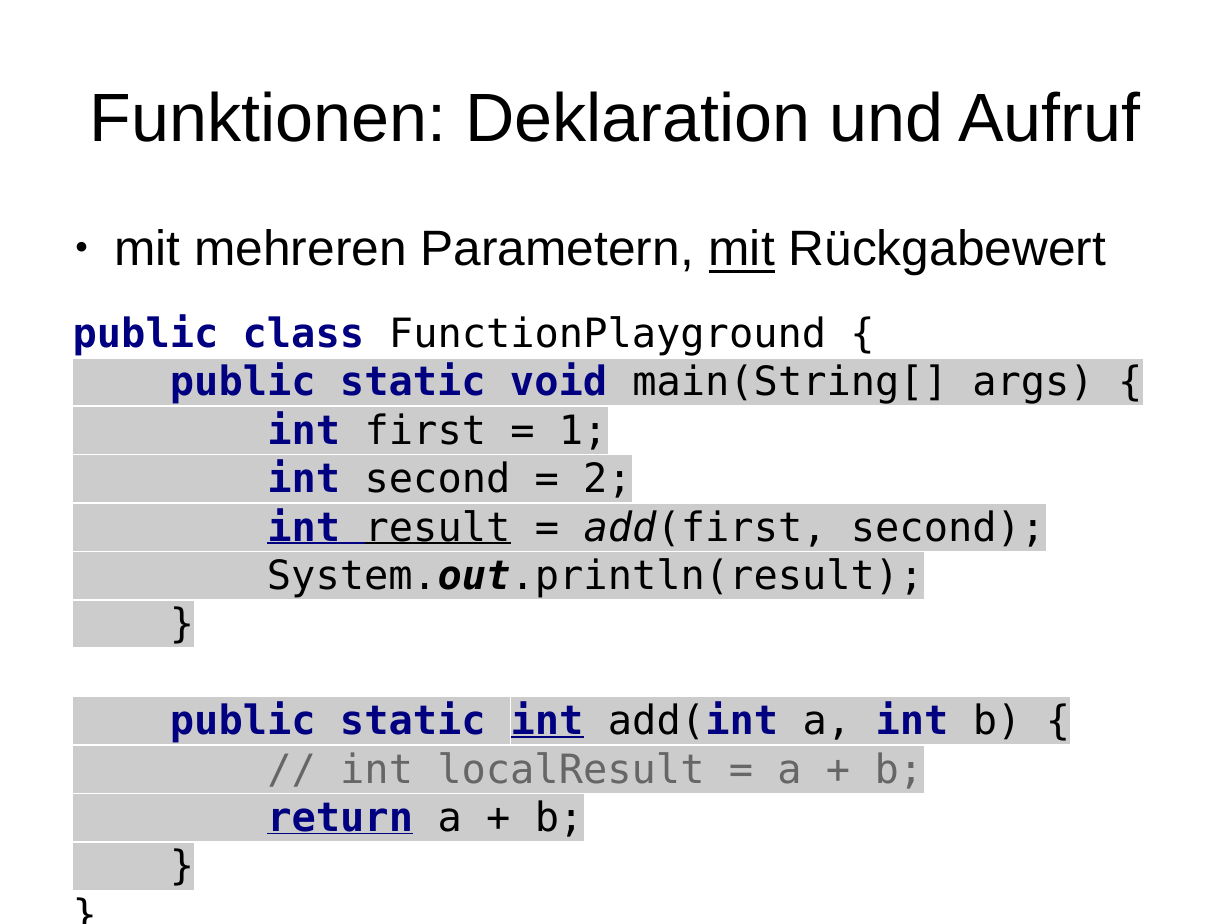
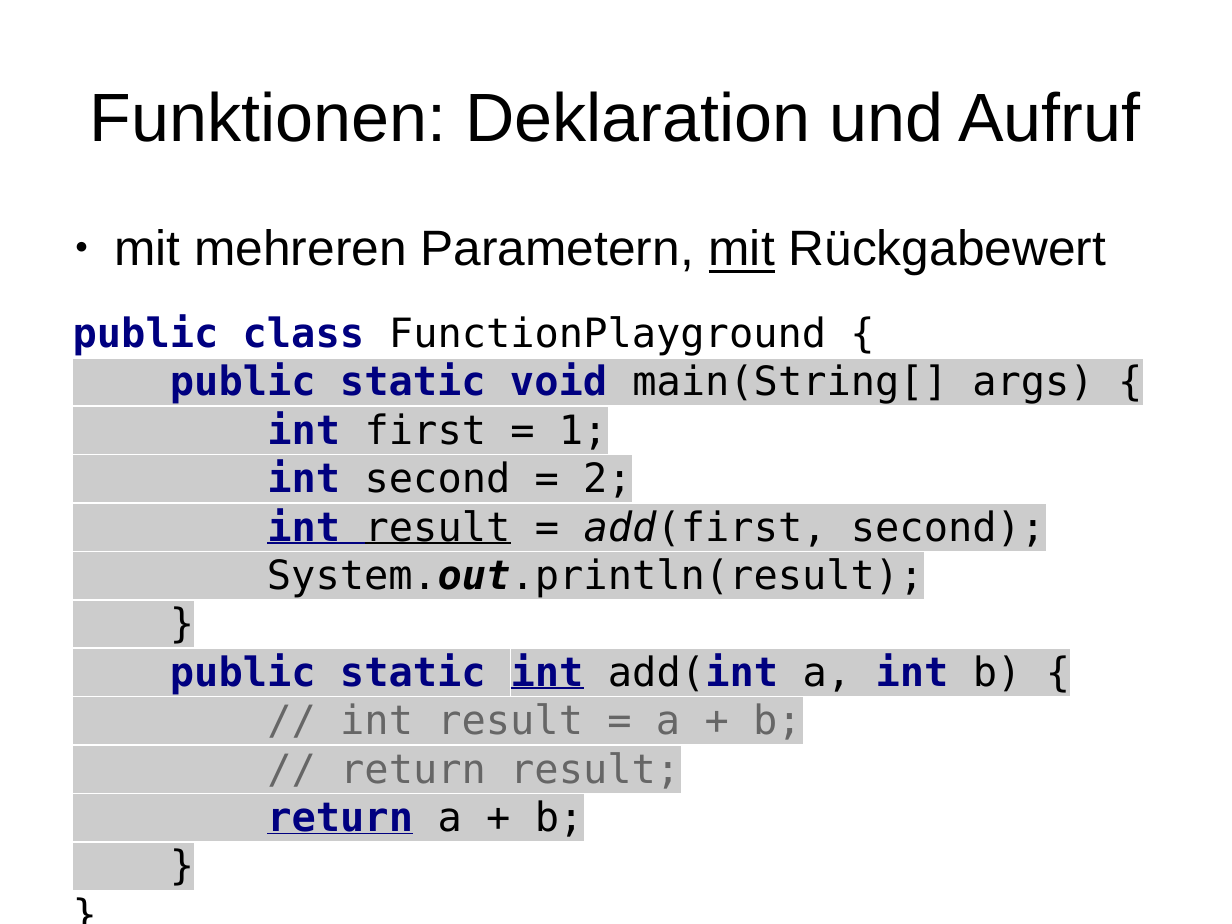
Before and after one commit to mn-io/hello-java, a slide deck: slide 60 of Folien.odp. Drawn at 1232x924 pixels with LibreOffice and Linux fonts; fonts in the diff are those of the drawing. Boxes give left, top, right and bottom in pixels: in the first picture for what was removed or moved away, otherwise in the second. Text is boxed around its words. In the diff, an @@ line names an element or a change of style, - is before the commit and + after.

```diff
--- a/Folien.odp
+++ b/Folien.odp
@@ text at (x1=267, y1=703, x2=802, y2=837): text changed @@
-// int localResult = a + b;
-return a + b;
-}
-}
+// int result = a + b;
+// return result;
+return a + b;
+}
+}
```
Also in this commit, not shown: 8 other slides changed, 2 other files.
